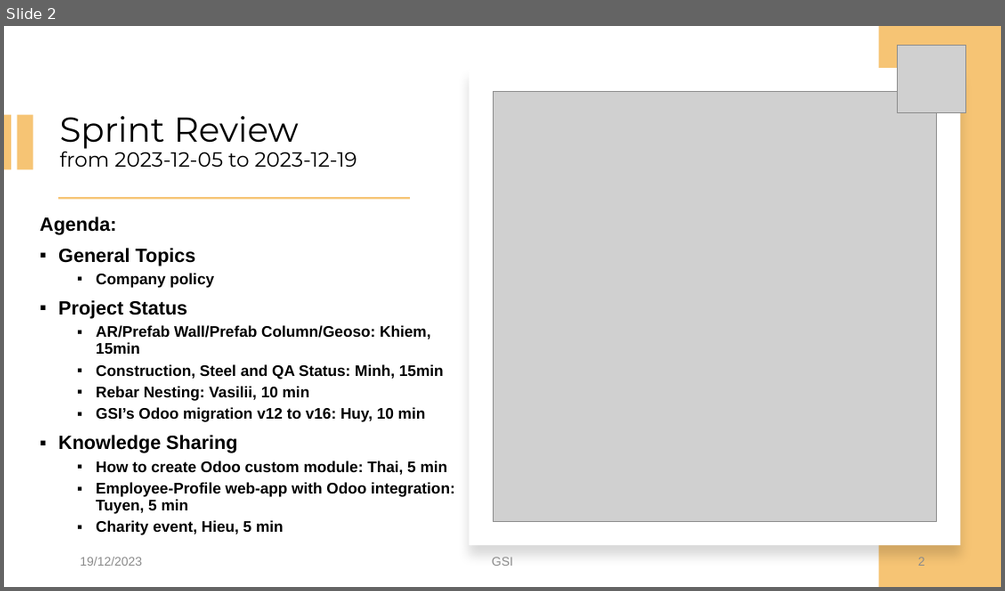
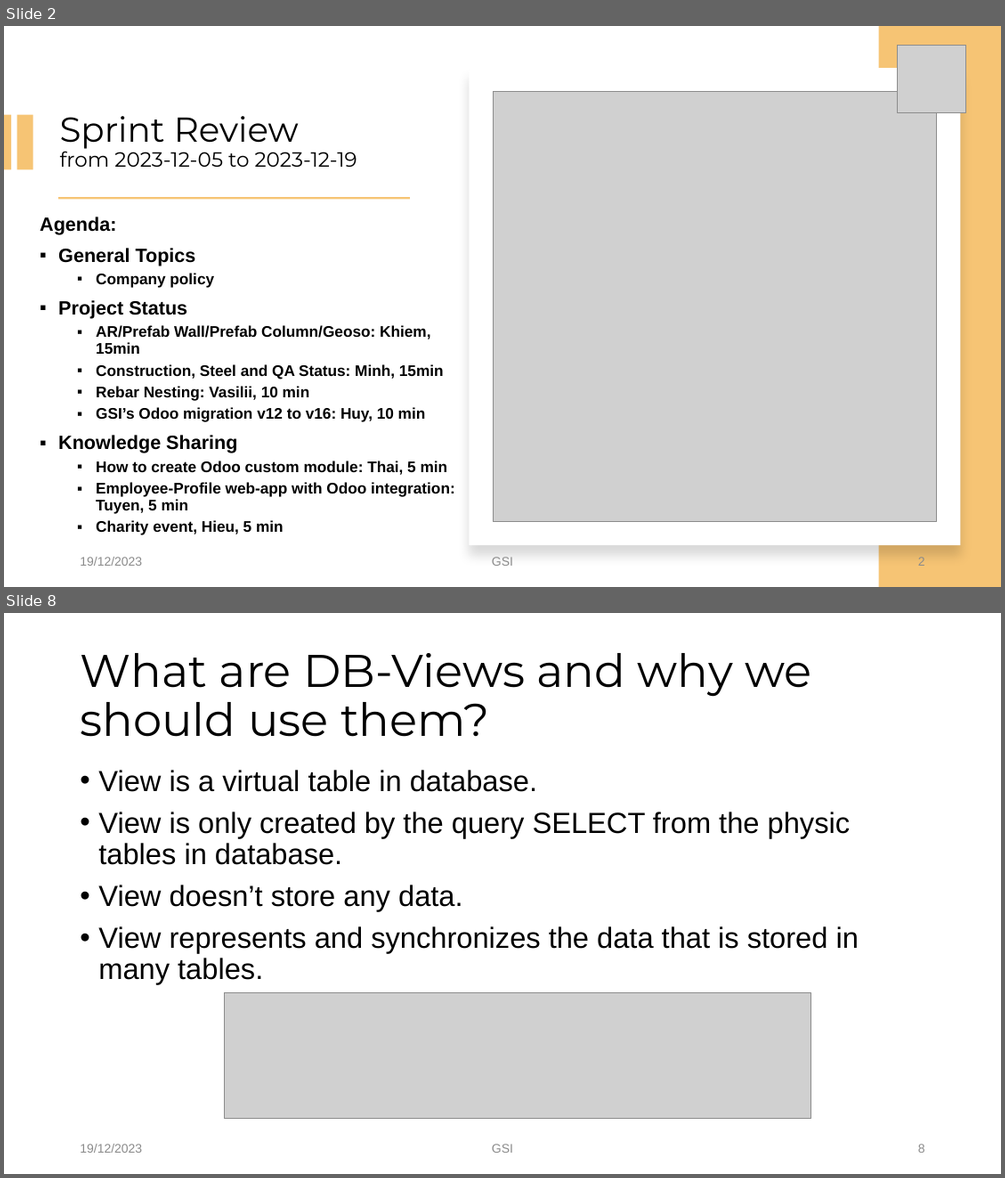
Before and after one commit to Tuyen92/my_bag, a slide deck: sprint.review.20231219_Tuyen.pptx. Shown one above the other, each under a label of ours: slide 2 before the commit, slides 2 and 8 after it; the slides between them are not shown. The pictures are 1005x591 and 1005x1178 pixels, drawn with LibreOffice and Linux fonts; fonts in the diff are those of the drawing; grey boxes stand for pictures; background and template pictures are left out. Boxes give left, top, right and bottom in pixels: in the first picture for what was removed or moved away, otherwise in the second. Text is boxed around its words. In the diff, an @@ line names an element or a change of style, - is before the commit and + after.

```diff
--- a/sprint.review.20231219_Tuyen.pptx
+++ b/sprint.review.20231219_Tuyen.pptx
@@ slide 8 added at bbox=[4, 613, 1001, 1174], background #FFFFFF @@
@@ title added at bbox=[80, 653, 811, 737], 44 pt, text #000000 @@
+What are DB-Views and why we should use them?
@@ text added at bbox=[98, 770, 858, 984], 28 pt, text #000000 @@
+• View is a virtual table in database.
+• View is only created by the query SELECT from the physic tables in database.
+• View doesn’t store any data.
+• View represents and synchronizes the data that is stored in many tables.
@@ picture added at bbox=[225, 993, 811, 1119] @@
@@ text added at bbox=[80, 1143, 142, 1152], 12 pt, text #8C8C8C @@
+19/12/2023
@@ text added at bbox=[492, 1143, 513, 1152], 12 pt, text #8C8C8C @@
+GSI
@@ page number added at bbox=[918, 1143, 925, 1152], 12 pt, text #8C8C8C @@
+8
```
Also in this commit, not shown: 8 other slides added.
